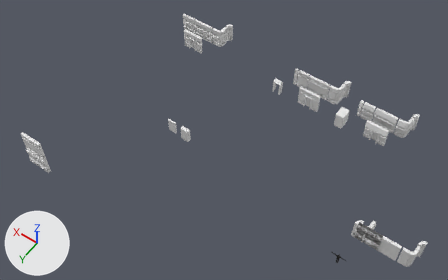
The FBX model MB_GenSet_003.fbx, before and after one commit.
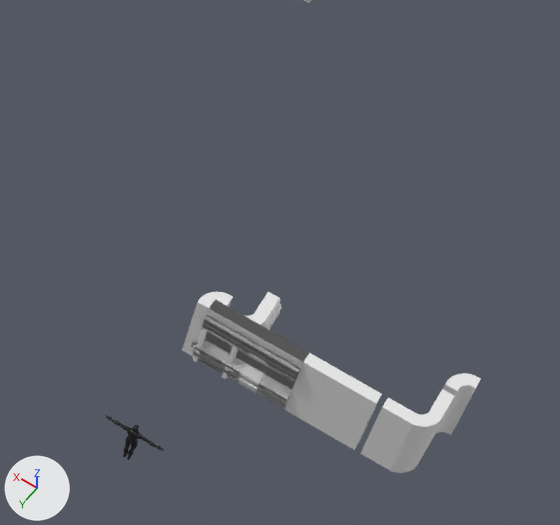
The first picture shows the older version from a camera (50 mm lens) standing at (-9.0, 40.1, 67.8) and looking at (20.2, -0.8, 3.5). The close-ups show both versions on the part from 68% to 100% of the width and 52% to 100% of the height of that picture; other places that the commit changed are outside them. Arrows for +X, +Y and +Z are at lower left; the lights stay in place. Where no turn or scale is listed for an object, it has been applied to the vertices.
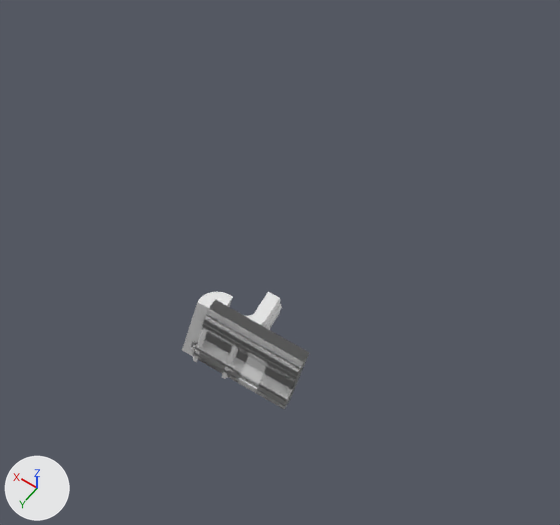
The edits, one by one:
Object 'Plane' (ob_plane) is deleted.
Object 'TutorialTPP.001' (ob_tutorialtpp_001) is deleted.

Location of each change, [x1, y1, x2, y2] in pixels of the close-ups (560 x 525 px):
'Plane', deleted
    before: [200, 300, 481, 473]
'TutorialTPP.001', deleted (black)
    before: [105, 415, 164, 460]
